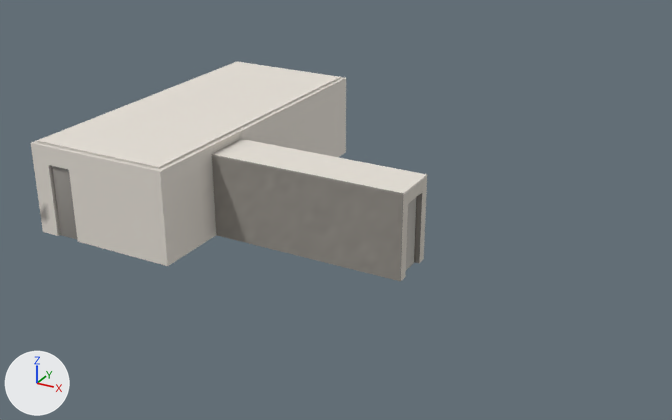
What one commit did to the Blender file assets/191/scene.blend.
Rendered twice from a 50 mm camera at (19.29, -17.68, 11.53) aimed at (7.09, 4.5, 0.44). Lighting does not change. The marker at lower left points along +X, +Y and +Z. The picture after the commit comes second.

In view in the first picture: 'entry_door', 'room_door_3', 'shell_ceiling', 'shell_corridor', 'shell_walls'.
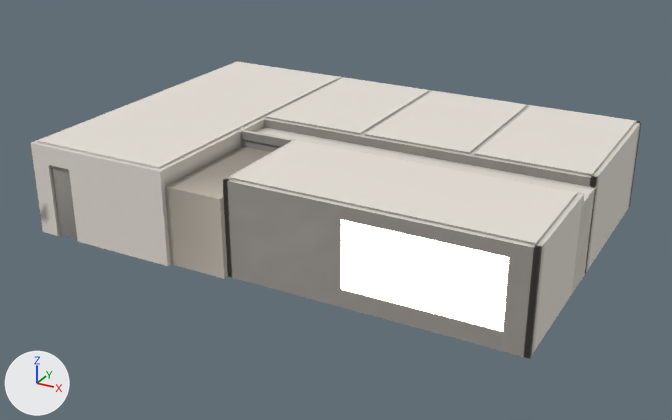
Location of each change, [x1, y1, x2, y2] in pixels of the pictures (672 x 420 px; the box of a moved part takes in the faces that stretch with it):
'wing_ceiling', added: after [230, 77, 636, 245]
'wing_walls', added: after [223, 90, 641, 359]
'shell_corridor', reshaped (mostly hidden afterwards): before [212, 139, 427, 281]; after [241, 118, 597, 293]
'wing_windows', added: after [341, 219, 509, 332]
'wing_mass', added: after [165, 146, 272, 279]
'room_door_3', deleted: before [406, 198, 416, 270]
part 1 of me_shell_walls, added: after [244, 119, 264, 132]
part 2 of me_shell_walls, moved or reshaped (mostly hidden afterwards): before [166, 80, 341, 260]; after [166, 80, 338, 183]
part 3 of me_shell_corridor, moved or reshaped (not visible before): after [479, 156, 512, 163]
part 4 of me_shell_corridor, deleted: before [212, 154, 427, 281]
part 5 of me_shell_corridor, moved or reshaped: before [213, 139, 427, 260]; after [241, 118, 597, 293]

What the commit changed:
me_shell_walls is used by ob_shell_walls; location (0.0, 0.0, 0.0).
me_shell_walls had 3944 vertices, 2822 faces and spanned x -0.38..4.44, y -0.14..10.05, z 0.0..2.75.
me_shell_walls now has 3972 vertices, 2846 faces and spans x -0.38..4.44, y -0.14..10.05, z 0.0..2.75.
me_shell_walls part 1: the loose piece of 18 vertices spanning x 4.44, y 2.25..3.45, z 2.45..2.75 is copied, and the copy is scaled about its middle by (1, 0.917, 1), then moved by (0.0, 1.4, 0.0); it spans x 4.44, y 3.7..4.8, z 2.45..2.75.
me_shell_walls part 2: 522 vertices moved from x 4.3..4.44, y 0.5..9.41, z 0.0..2.75 to x 4.3..4.44, y 0.49..9.42, z 0.0..2.75; 414 vertices removed from x 4.3..4.44, y 2.25..6.68, z 0.0..2.75; 394 vertices added at x 4.3..4.44, y 2.22..6.75, z 0.0..2.75.
Other edits to the shape of me_shell_walls do not show in these pictures.
me_shell_corridor is used by ob_shell_corridor; location (0.0, 0.0, 0.0).
me_shell_corridor had 2360 vertices, 1566 faces and spanned x 4.3..10.34, y 2.11..3.59, z 0.0..2.5.
me_shell_corridor now has 1378 vertices, 838 faces and spans x 4.44..14.46, y 3.56..4.94, z 0.0..2.75.
me_shell_corridor part 3: the loose piece of 8 vertices spanning x 9.5..10.2, y 3.45..3.59, z 2.45 is scaled about its middle by (1.29, 1, 1), then moved by (1.9, 1.35, 0.3).
me_shell_corridor part 4: 52 loose pieces with 1469 vertices, spanning x 4.3..10.34, y 2.11..3.59, z 0.0..2.5, are deleted.
me_shell_corridor part 5: 790 vertices removed from x 4.3..10.34, y 2.11..3.59, z 0.0..2.5; 1300 vertices added at x 4.44..14.46, y 3.56..4.94, z 0.0..2.75.
Other edits to the shape of me_shell_corridor do not show in these pictures.
me_shell_corridor no longer uses material mat_plaster.
Mesh me_wing_windows is new.
It has 1040 vertices, 780 faces and spans x 4.89..14.0, y 0.17..10.01, z 0.5..2.75.
Faces by material slot: [360, 42, 354, 24].
It uses material mat_glass.
It uses material mat_emit.
It uses material mat_fabric.
It uses material mat_plaster.
Mesh me_wing_walls is new.
It has 2992 vertices, 1782 faces and spans x 4.44..14.46, y 0.16..10.05, z 0.0..2.75.
It uses material mat_plaster.
Mesh me_wing_mass is new.
It is a box spanning x 4.44..6.2, y 0.0..3.56, z 0.0..2.28.
It uses material mat_plaster.
Mesh me_wing_ceiling is new.
It has 2006 vertices, 1464 faces and spans x 4.44..14.46, y 0.3..9.91, z 2.45..2.8.
It uses material mat_plaster.
Object 'room_door_3' (ob_room_door_3) is deleted.
Object 'wing_windows' (ob_wing_windows) is new; it shows me_wing_windows.
Its location is (0.0, 0.0, 0.0).
Object 'wing_walls' (ob_wing_walls) is new; it shows me_wing_walls.
Its location is (0.0, 0.0, 0.0).
Object 'wing_mass' (ob_wing_mass) is new; it shows me_wing_mass.
Its location is (0.0, 0.0, 0.0).
Object 'wing_ceiling' (ob_wing_ceiling) is new; it shows me_wing_ceiling.
Its location is (0.0, 0.0, 0.0).
